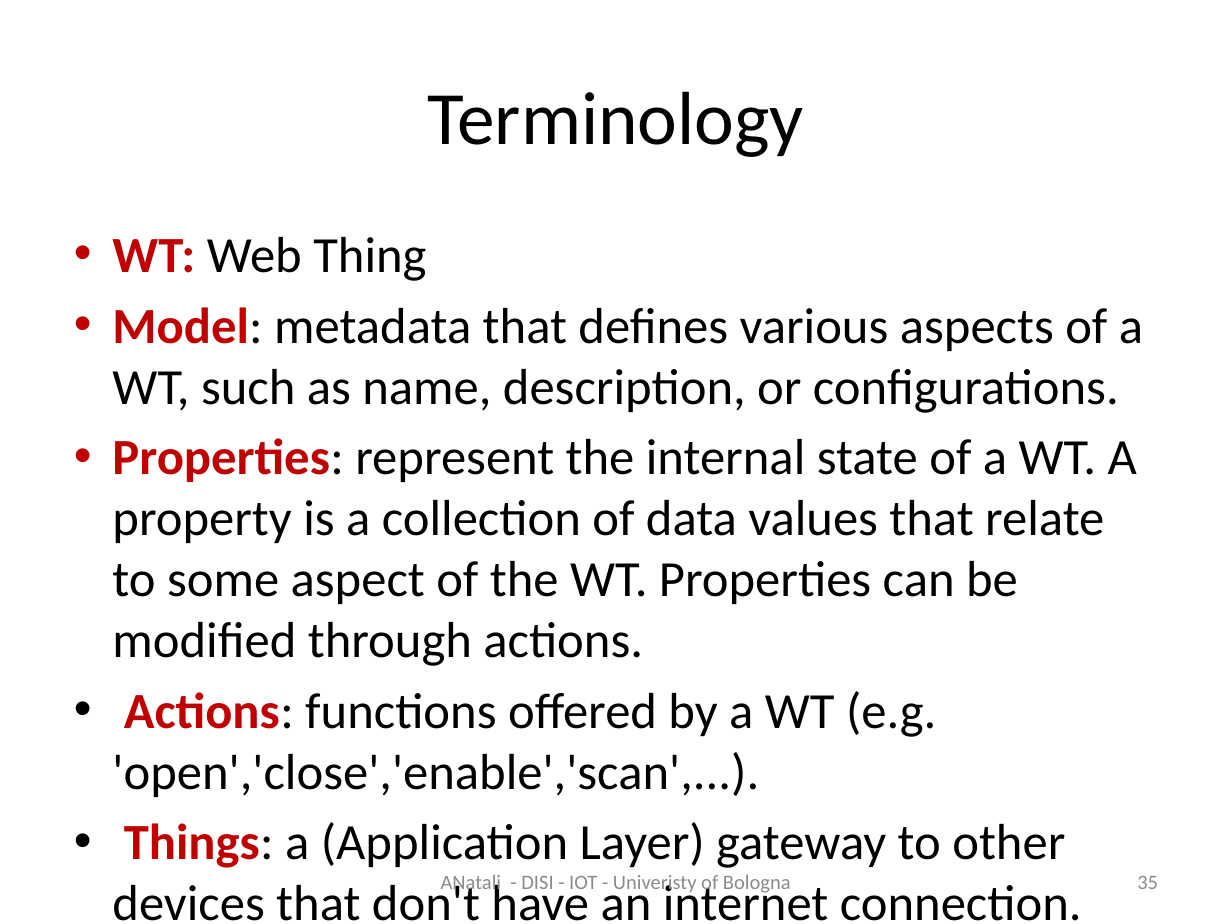
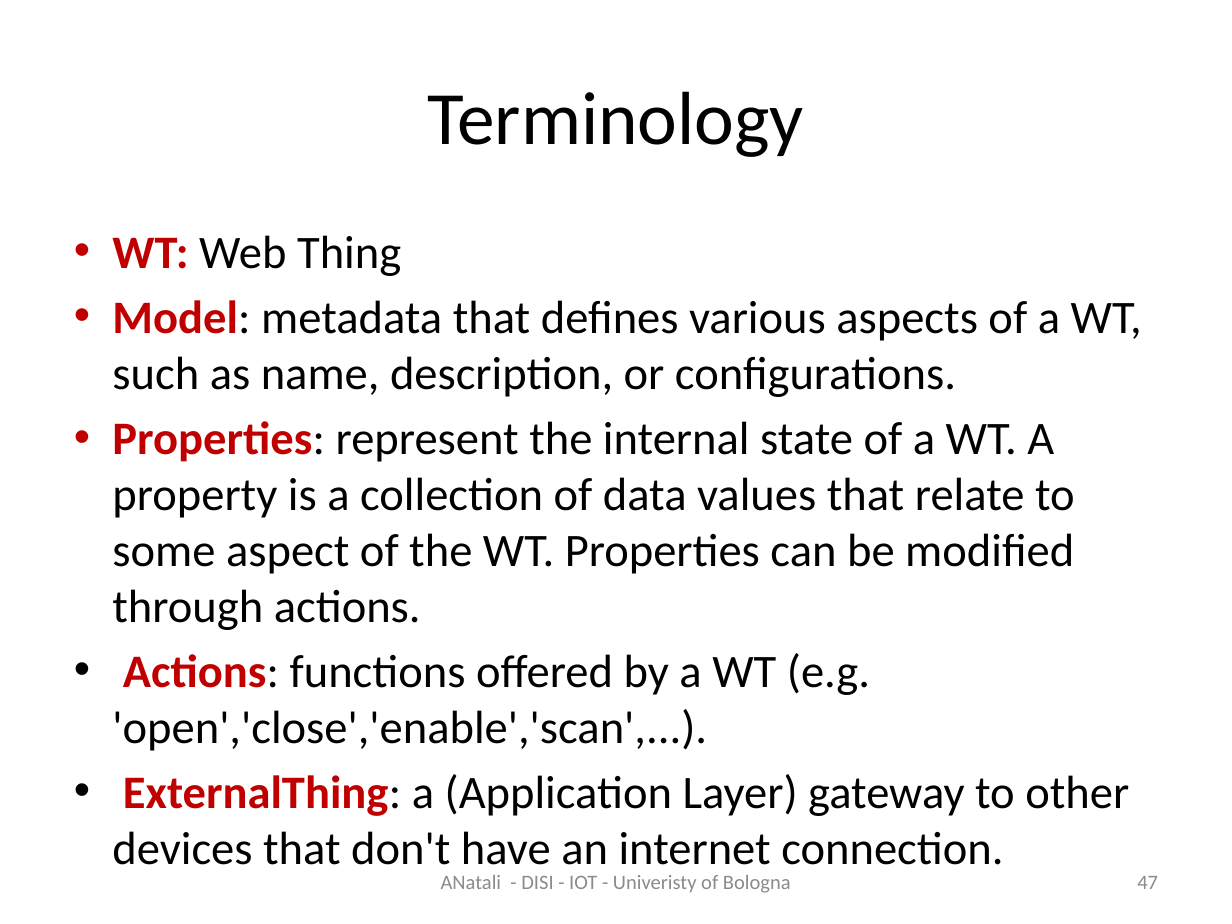
Before and after one commit to MatteoMendula/iss2018Lab, a slide deck: slide 47 of it.unibo.bls18/docs/BLS2018.pptx (slide 35 before the commit). Drawn at 1232x924 pixels with LibreOffice and Linux fonts; fonts in the diff are those of the drawing. Boxes give left, top, right and bottom in pixels: in the first picture for what was removed or moved away, otherwise in the second. Text is boxed around its words. In the diff, an @@ line names an element or a change of style, - is before the commit and + after.

Commit message:
update pptx

```diff
--- a/it.unibo.bls18/docs/BLS2018.pptx
+++ b/it.unibo.bls18/docs/BLS2018.pptx
@@ text at (x1=112, y1=235, x2=1142, y2=751): size 29.6 to 27.2 pt in "WT: Web Thing", "Model: metadata that defines various aspects of ...", "Properties: represent the internal state of a ...", "Actions: functions offered by a WT (e.g. ..." @@
@@ text at (x1=112, y1=774, x2=1129, y2=876): text changed; size 29.6 to 27.2 pt @@
-• Things: a (Application Layer) gateway to other devices that don't have an internet connection.
+• ExternalThing: a (Application Layer) gateway to other devices that don't have an internet connection.
@@ page number at (x1=1137, y1=876, x2=1158, y2=889): text changed @@
-35
+47
```
Also in this commit, not shown: 3 other slides changed, 31 slides added, 5 other files.
